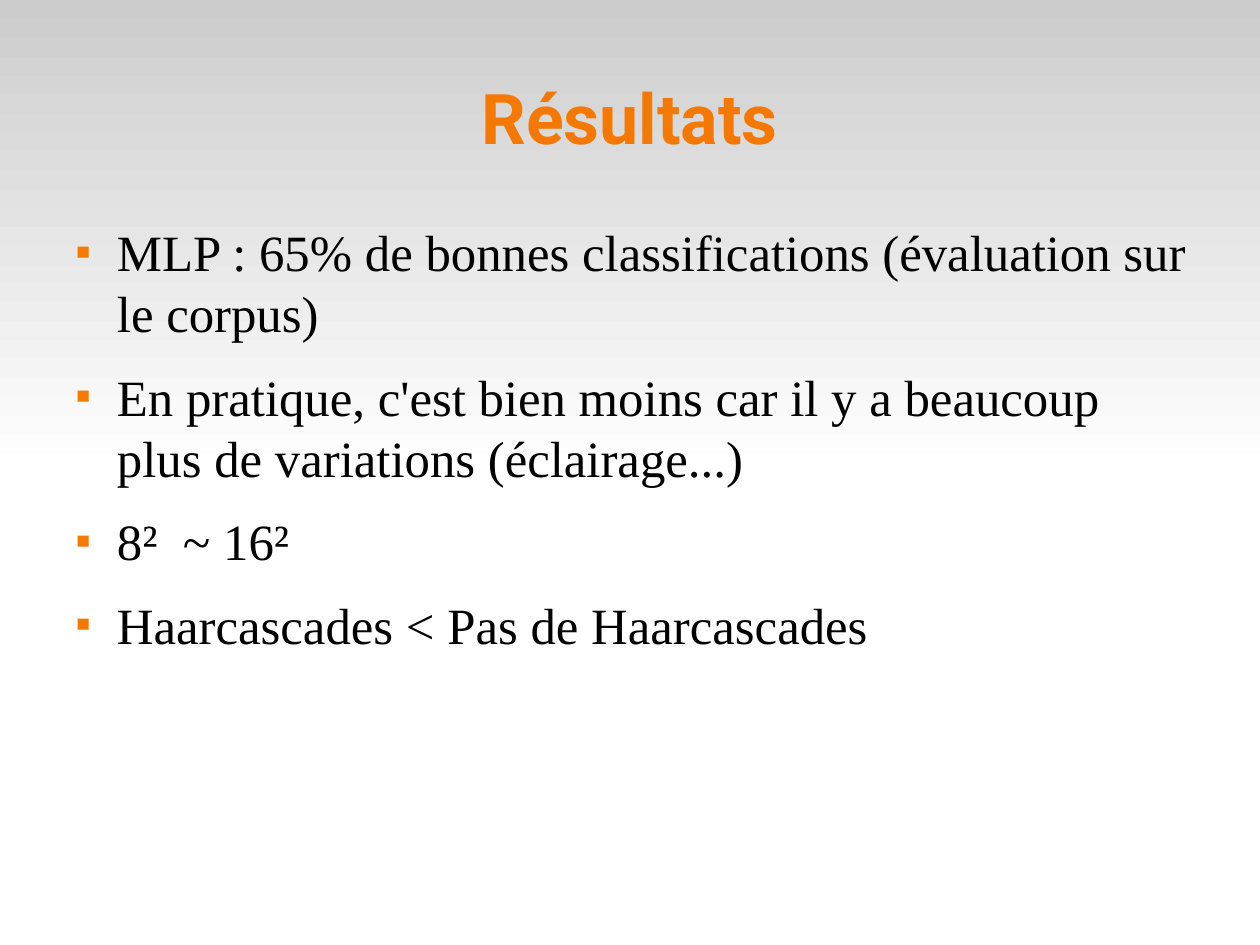
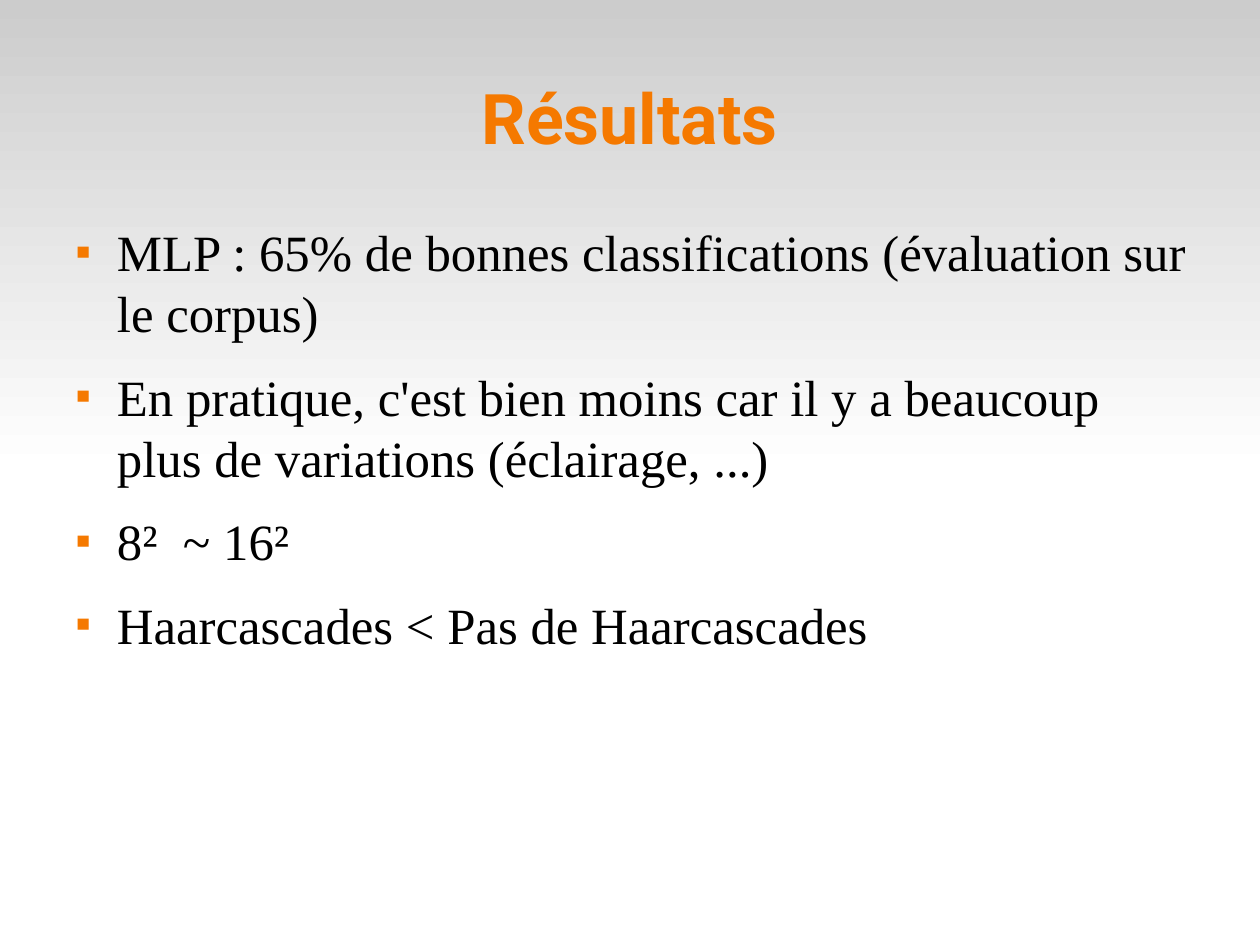
Before and after one commit to sairamnivedita/emotion-detection, a slide deck: slide 14 of doc/pres.odp (slide 11 before the commit). Drawn at 1260x945 pixels with LibreOffice and Linux fonts; fonts in the diff are those of the drawing. Boxes give left, top, right and bottom in pixels: in the first picture for what was removed or moved away, otherwise in the second. Text is boxed around its words. In the diff, an @@ line names an element or a change of style, - is before the commit and + after.

```diff
--- a/doc/pres.odp
+++ b/doc/pres.odp
@@ text at box(117, 380, 1100, 487): text changed @@
-■ En pratique, c'est bien moins car il y a beaucoup plus de variations (éclairage...)
+■ En pratique, c'est bien moins car il y a beaucoup plus de variations (éclairage, ...)
```
Also in this commit, not shown: 7 other slides changed, 6 slides added, 3 slides removed, 1 other file.
